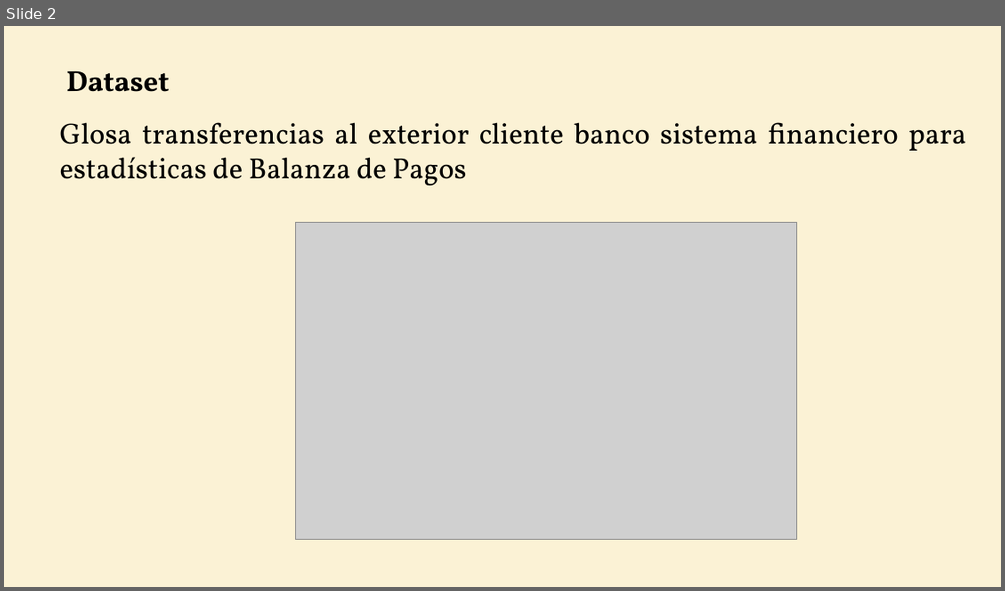
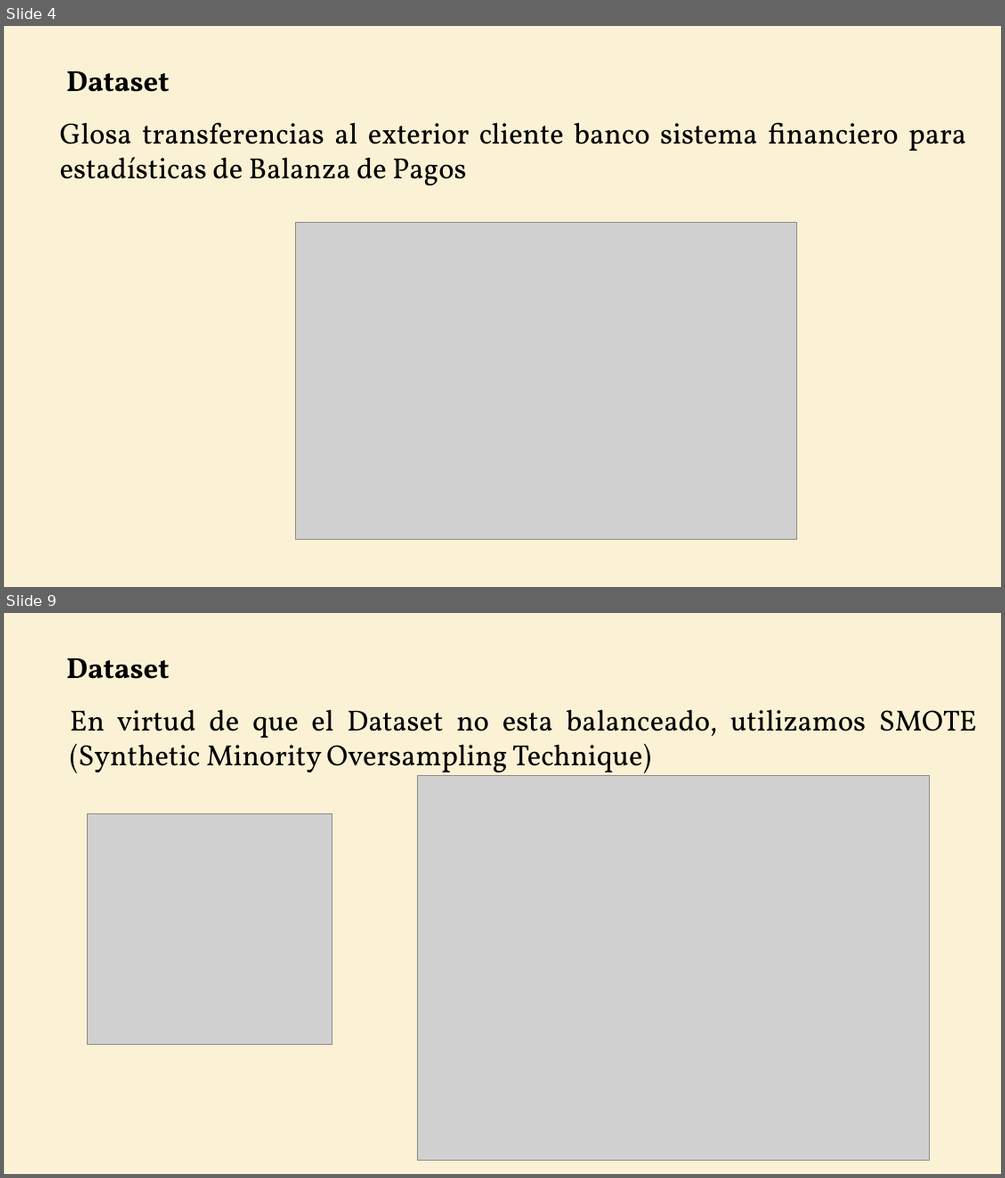
Before and after one commit to WilderGitHub/MCD, a slide deck: II. 08 Minería de Datos II/Proyecto Final.pptx. Shown one above the other, each under a label of ours: slide 2 before the commit, slides 4 and 9 after it; the slides between them are not shown. The pictures are 1005x591 and 1005x1178 pixels, drawn with LibreOffice and Linux fonts; fonts in the diff are those of the drawing; grey boxes stand for pictures. Boxes give left, top, right and bottom in pixels: in the first picture for what was removed or moved away, otherwise in the second. Text is boxed around its words. In the diff, an @@ line names an element or a change of style, - is before the commit and + after.

```diff
--- a/II. 08 Minería de Datos II/Proyecto Final.pptx
+++ b/II. 08 Minería de Datos II/Proyecto Final.pptx
@@ slide 9 added at [4, 613, 1001, 1174], background #F7DD93 at 38% opacity @@
@@ text added at [66, 658, 170, 679], 28 pt, text #000000, bold @@
+Dataset
@@ text added at [70, 709, 977, 779], 28 pt, text #000000 @@
+En virtud de que el Dataset no esta balanceado, utilizamos SMOTE (Synthetic Minority Oversampling Technique)
@@ picture added at [417, 776, 930, 1160] @@
@@ picture added at [88, 813, 332, 1045] @@
@@ what was slide 2 is now slide 4 @@
```
Also in this commit, not shown: 2 slides changed, 12 other slides added, 8 slides removed, 1 other file.
